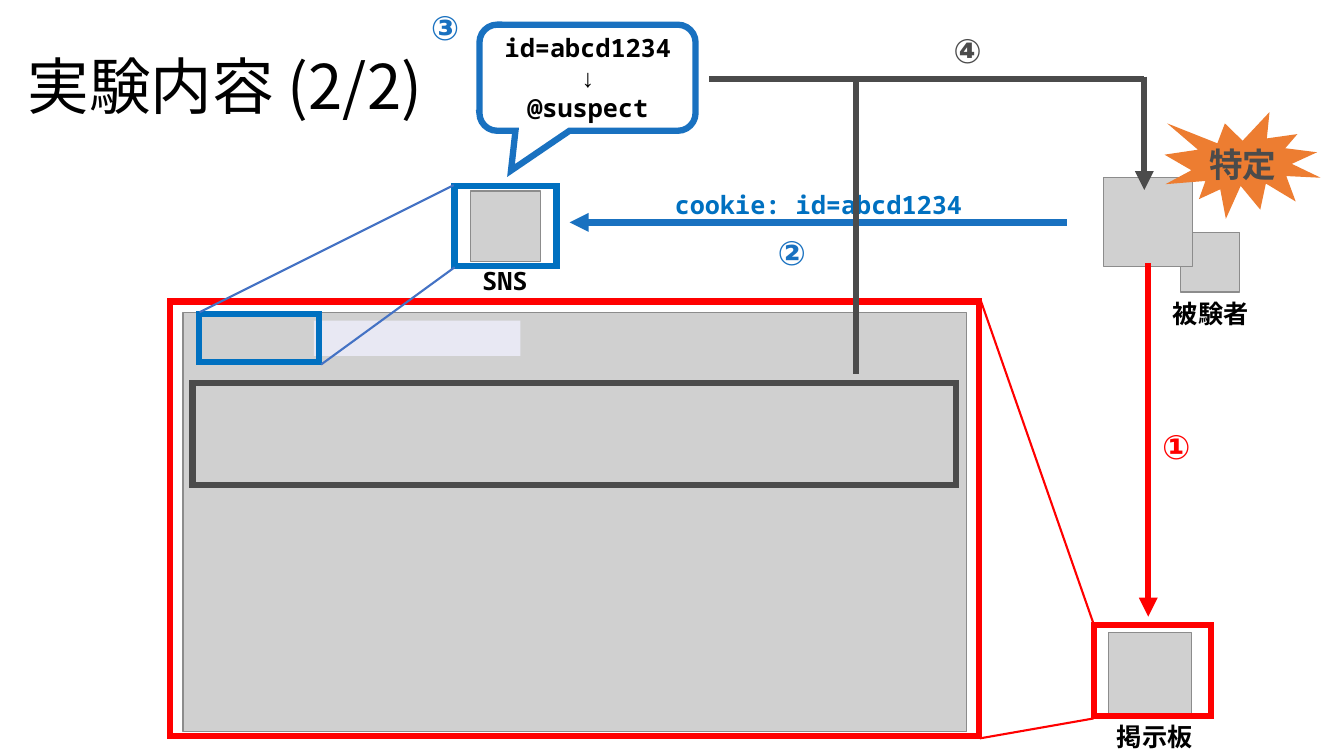
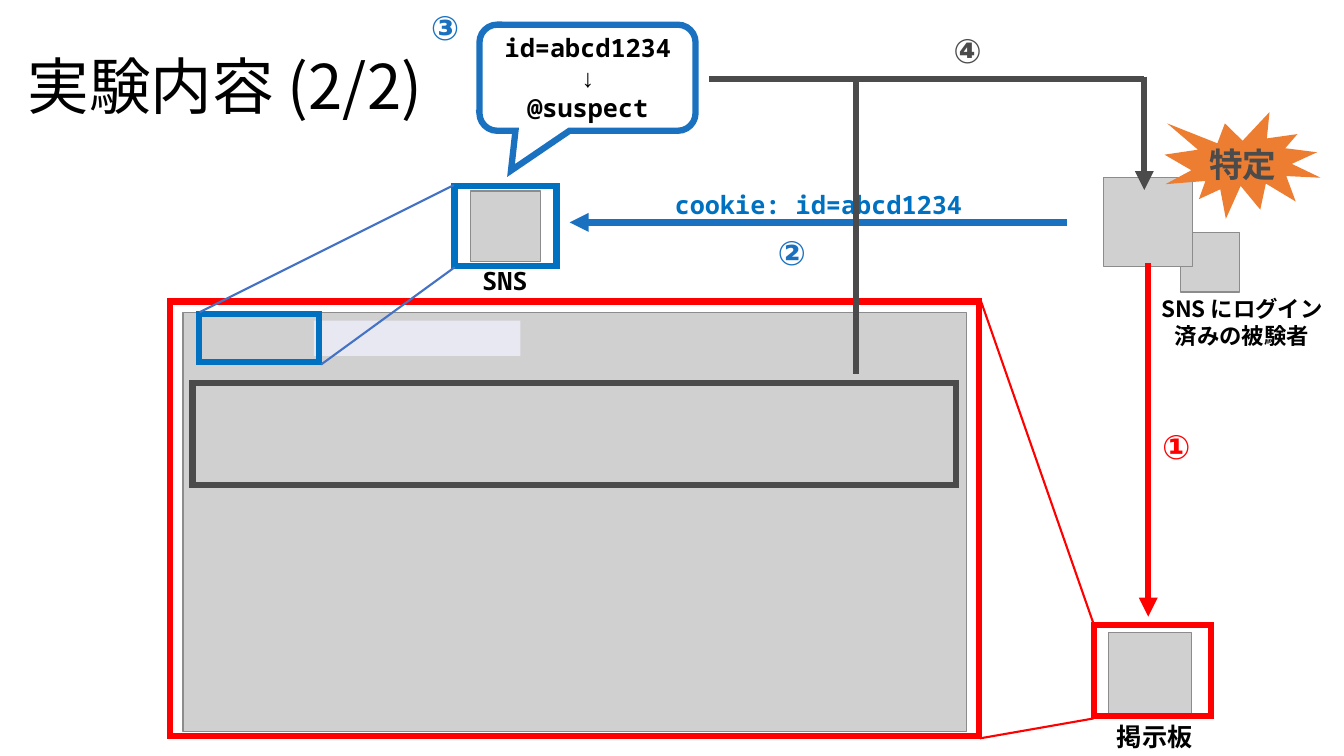
Before and after one commit to noraworld/graduation-thesis, a slide deck: slide 9 of presentation_slides.pptx. Drawn at 1344x756 pixels with LibreOffice and Linux fonts; fonts in the diff are those of the drawing; grey boxes stand for pictures. Boxes give left, top, right and bottom in pixels: in the first picture for what was removed or moved away, otherwise in the second. Text is boxed around its words. In the diff, an @@ line names an element or a change of style, - is before the commit and + after.

```diff
--- a/presentation_slides.pptx
+++ b/presentation_slides.pptx
@@ text at (1161, 298, 1323, 346): text changed; size 18 to 16 pt @@
-被験者
+SNS にログイン
+済みの被験者
```
Also in this commit, not shown: 6 other slides changed.
